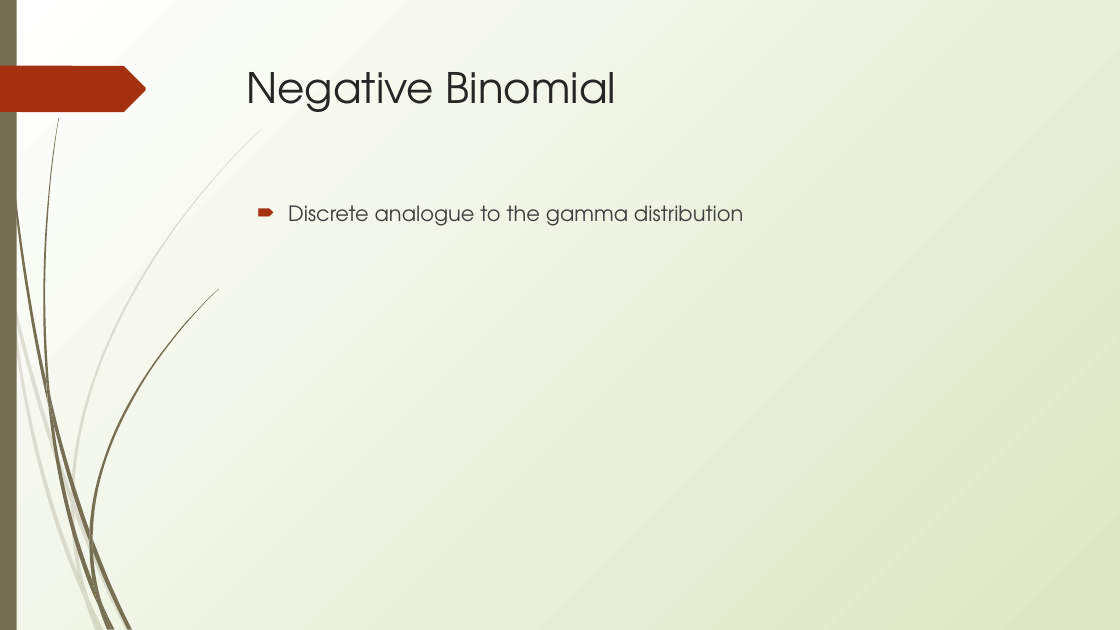
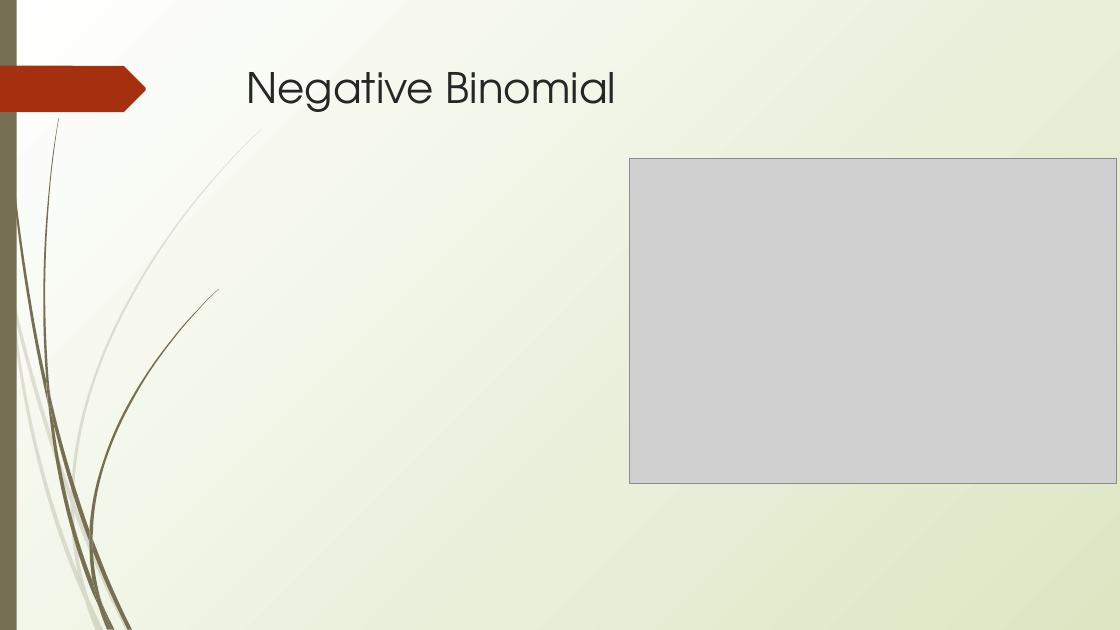
Before and after one commit to erynmcfarlane/GraduateStatsClass, a slide deck: slide 17 of Lecture2_v1.pptx (slide 16 before the commit). Drawn at 1120x630 pixels with LibreOffice and Linux fonts; fonts in the diff are those of the drawing; grey boxes stand for pictures. Boxes give left, top, right and bottom in pixels: in the first picture for what was removed or moved away, otherwise in the second. Text is boxed around its words. In the diff, an @@ line names an element or a change of style, - is before the commit and + after.

```diff
--- a/Lecture2_v1.pptx
+++ b/Lecture2_v1.pptx
@@ picture added at [630,159,1117,483] @@
@@ text removed at [288,205,744,226] @@
-🠶 Discrete analogue to the gamma distribution
```
Also in this commit, not shown: 6 other slides changed, 2 slides added, 3 slides removed, 1 other file.
